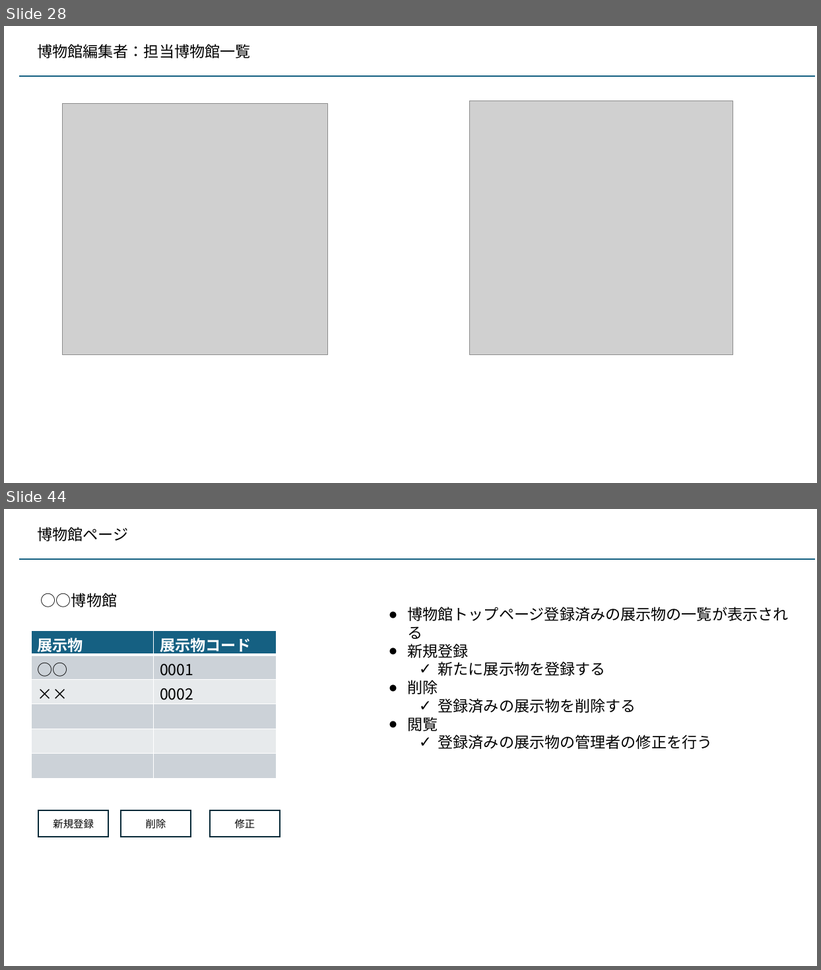
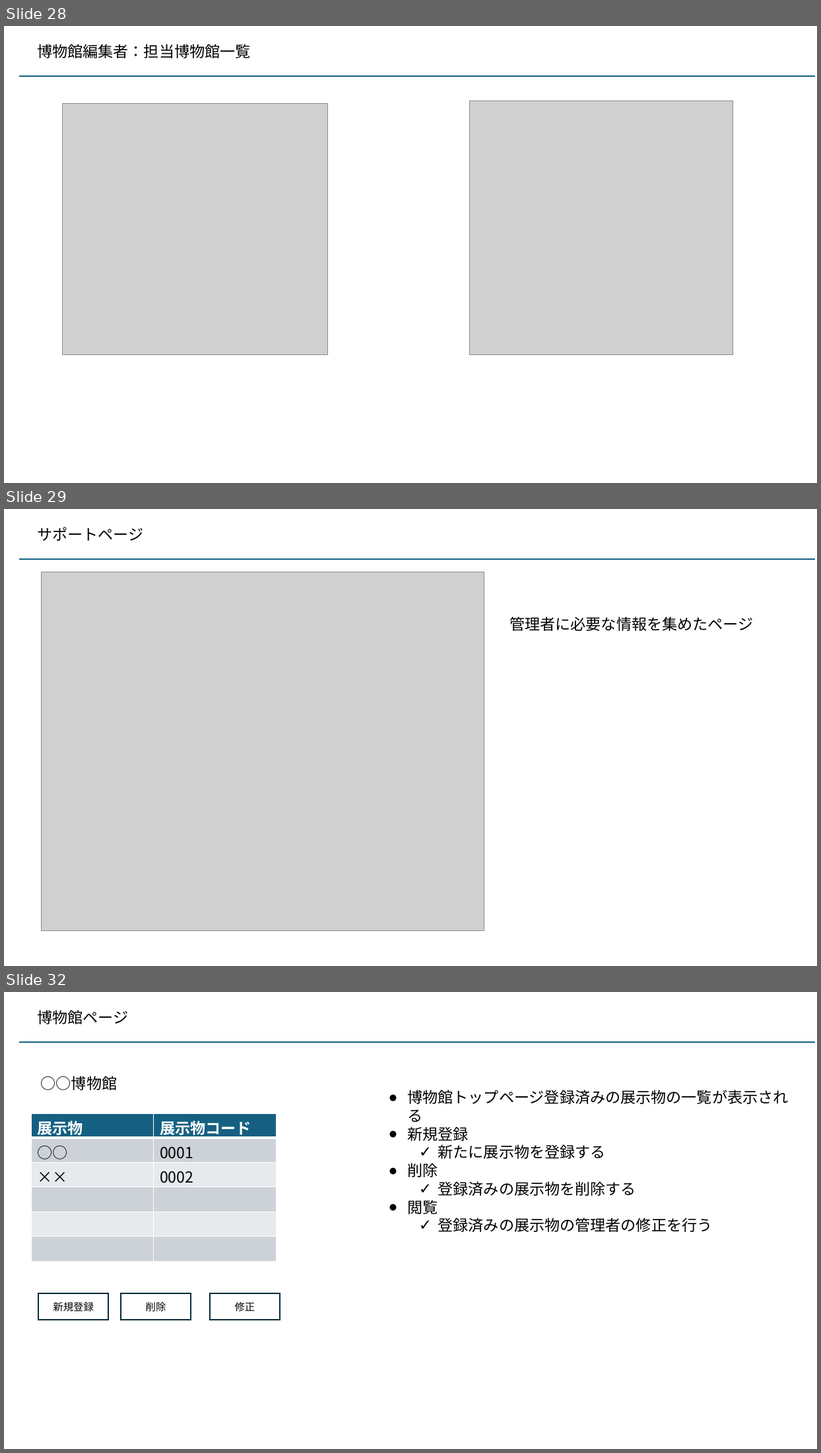
Before and after one commit to kaze-lab/museum_app_proj, a slide deck: 展示物アプリ仕様.pptx. Shown one above the other, each under a label of ours: slides 28 and 44 before the commit, slides 28, 29 and 32 after it; the slides between them are not shown. The pictures are 821x970 and 821x1453 pixels, drawn with LibreOffice and Linux fonts; fonts in the diff are those of the drawing; grey boxes stand for pictures. Boxes give left, top, right and bottom in pixels: in the first picture for what was removed or moved away, otherwise in the second. Text is boxed around its words. In the diff, an @@ line names an element or a change of style, - is before the commit and + after.

```diff
--- a/展示物アプリ仕様.pptx
+++ b/展示物アプリ仕様.pptx
@@ slide 29 added at (4,509,817,966), background #FFFFFF @@
@@ text added at (37,527,143,541), 18 pt, text #000000 @@
+サポートページ
@@ line added from (19, 560) to (815, 560), #156082 1.5 pt @@
@@ picture added at (41,572,484,931) @@
@@ text added at (510,617,753,631), 18 pt, text #000000 @@
+管理者に必要な情報を集めたページ
@@ what was slide 44 is now slide 32 @@
```
Also in this commit, not shown: 1 slide changed, 2 other slides added, 15 slides removed, 2 other files.
